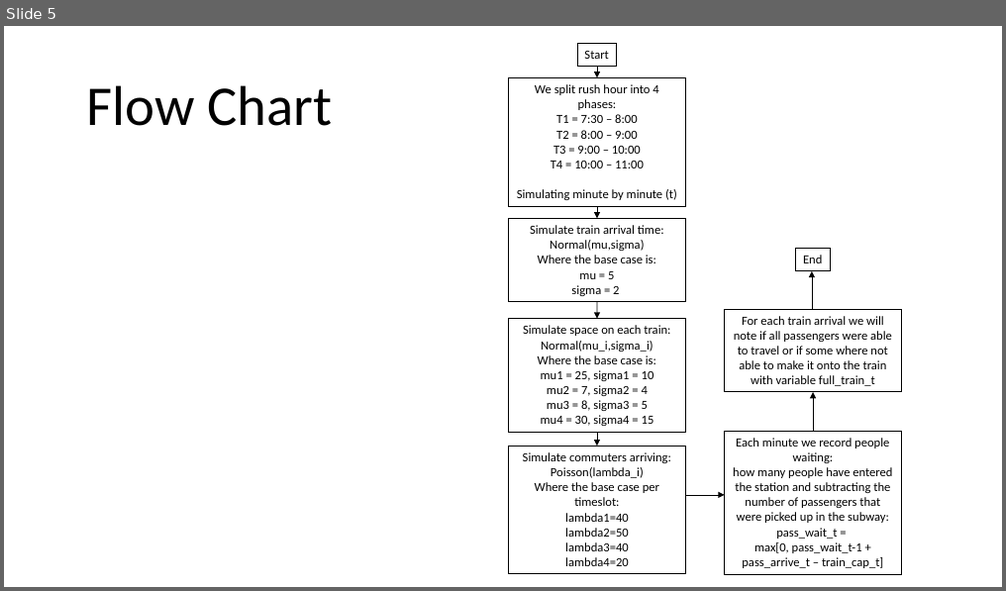
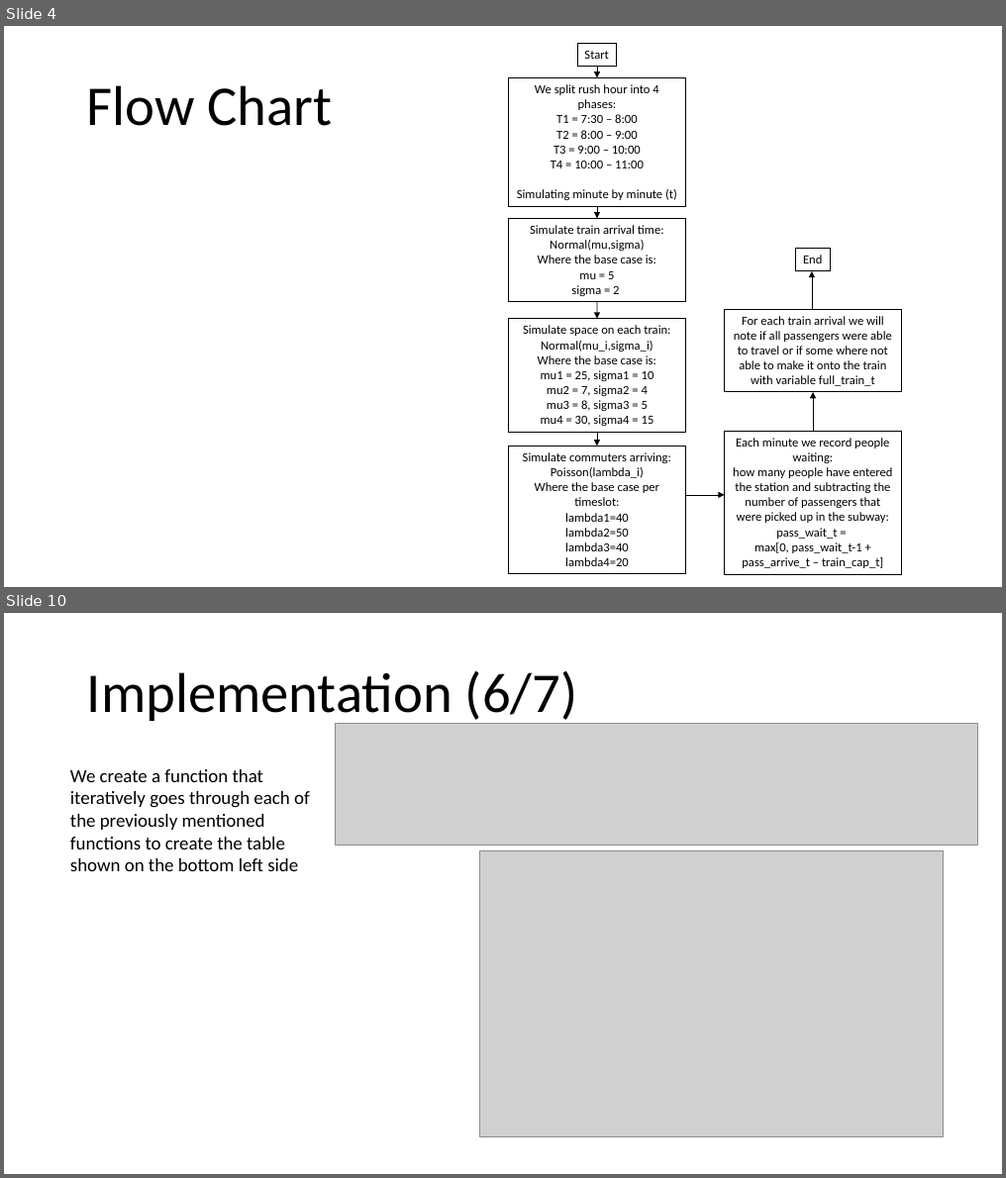
Before and after one commit to ManolisManoli/Data604_Sim-Mod, a slide deck: Final_Project/ManolisManoli_FinalProject_Data604.pptx. Shown one above the other, each under a label of ours: slide 5 before the commit, slides 4 and 10 after it; the slides between them are not shown. The pictures are 1006x591 and 1006x1178 pixels, drawn with LibreOffice and Linux fonts; fonts in the diff are those of the drawing; grey boxes stand for pictures. Boxes give left, top, right and bottom in pixels: in the first picture for what was removed or moved away, otherwise in the second. Text is boxed around its words. In the diff, an @@ line names an element or a change of style, - is before the commit and + after.

```diff
--- a/Final_Project/ManolisManoli_FinalProject_Data604.pptx
+++ b/Final_Project/ManolisManoli_FinalProject_Data604.pptx
@@ slide 10 added at bbox=[4, 613, 1002, 1174], background #FFFFFF @@
@@ text added at bbox=[87, 670, 578, 726], 54 pt, text #000000 @@
+Implementation (6/7)
@@ picture added at bbox=[336, 723, 977, 845] @@
@@ text added at bbox=[70, 769, 310, 871], 18 pt, text #000000 @@
+We create a function that iteratively goes through each of the previously mentioned functions to create the table shown on the bottom left side
@@ picture added at bbox=[479, 851, 943, 1137] @@
@@ what was slide 5 is now slide 4 @@
```
Also in this commit, not shown: 2 slides changed, 10 other slides added, 1 slide removed.
